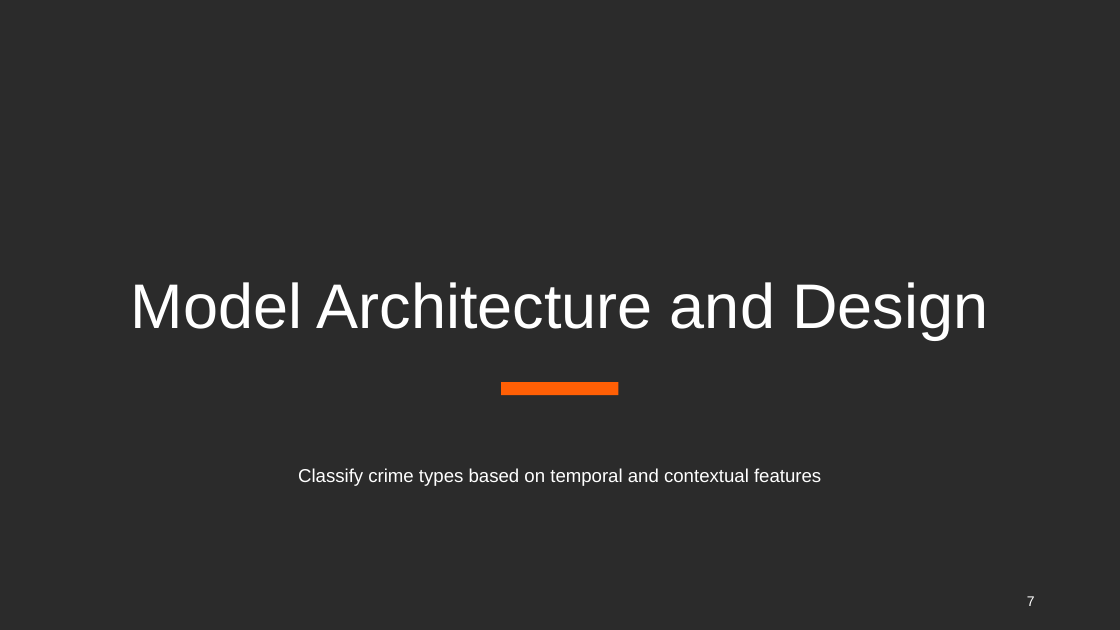
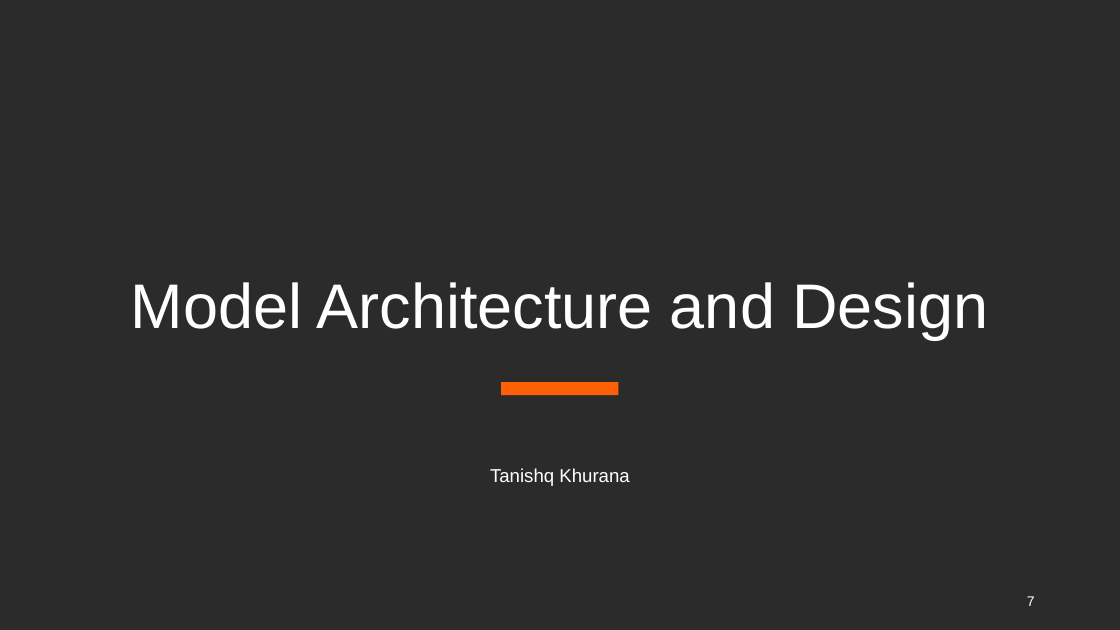
Before and after one commit to SimonKato/Chicago-Crime-Analysis, a slide deck: slide 7 of FinalPresentation.pptx. Drawn at 1120x630 pixels with LibreOffice and Linux fonts; fonts in the diff are those of the drawing; background and template pictures are left out; a plain dark background stands for a picture behind light text. Boxes give left, top, right and bottom in pixels: in the first picture for what was removed or moved away, otherwise in the second. Text is boxed around its words. In the diff, an @@ line names an element or a change of style, - is before the commit and + after.

```diff
--- a/FinalPresentation.pptx
+++ b/FinalPresentation.pptx
@@ text at box(490, 468, 629, 486): text changed @@
-Classify crime types based on temporal and contextual features
+Tanishq Khurana
```
Also in this commit, not shown: 7 other slides changed, 5 slides added, 14 other files.
